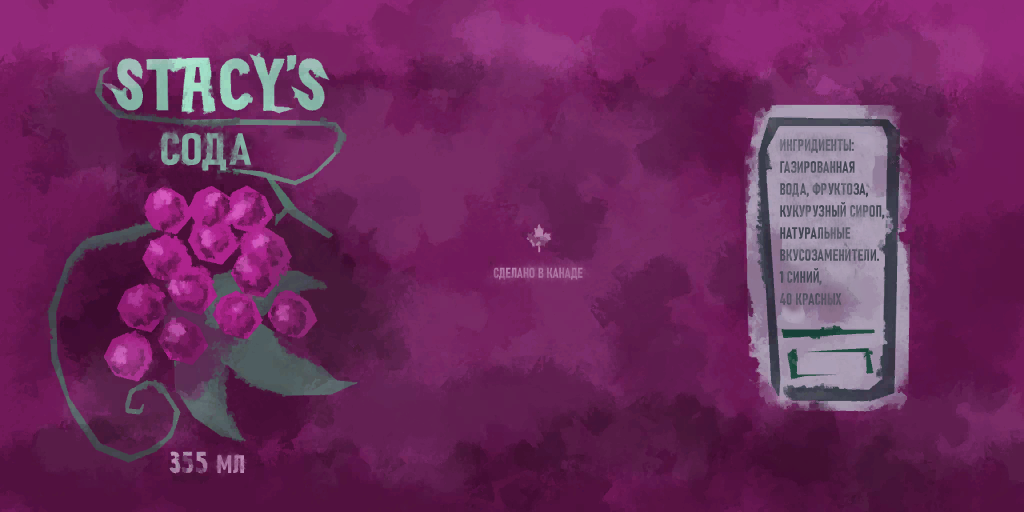
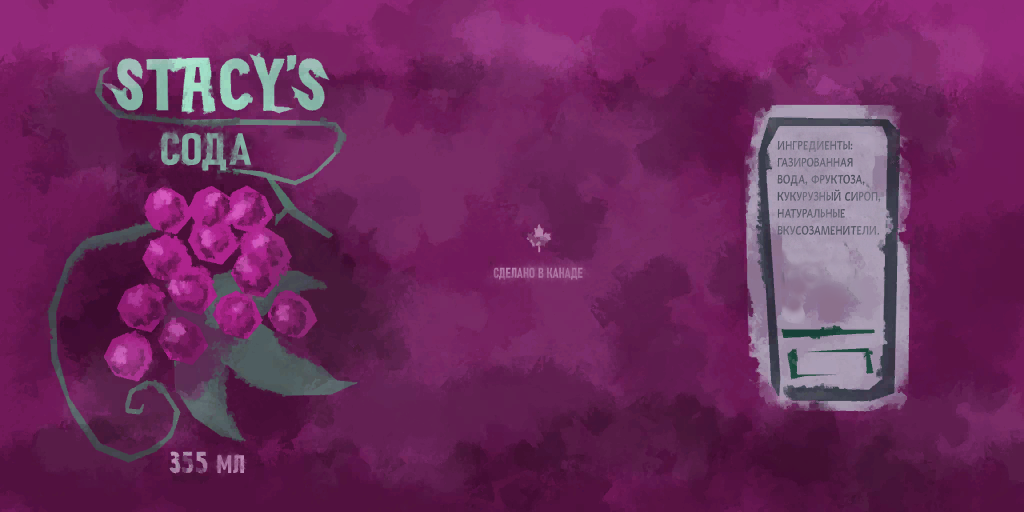
Comparing the layer stacks of the two (1024, 512) images. Changes:
added layer "ИНГРЕДИЕНТЫ: газированная вода, фруктоза, кукурузный сироп, нат" above "Ингридиенты: газированная вода, фруктоза, кукурузный сироп, на" over [763, 126, 890, 262]
hid "Ингридиенты: газированная вода, фруктоза, кукурузный сироп, на" over [763, 128, 885, 316]